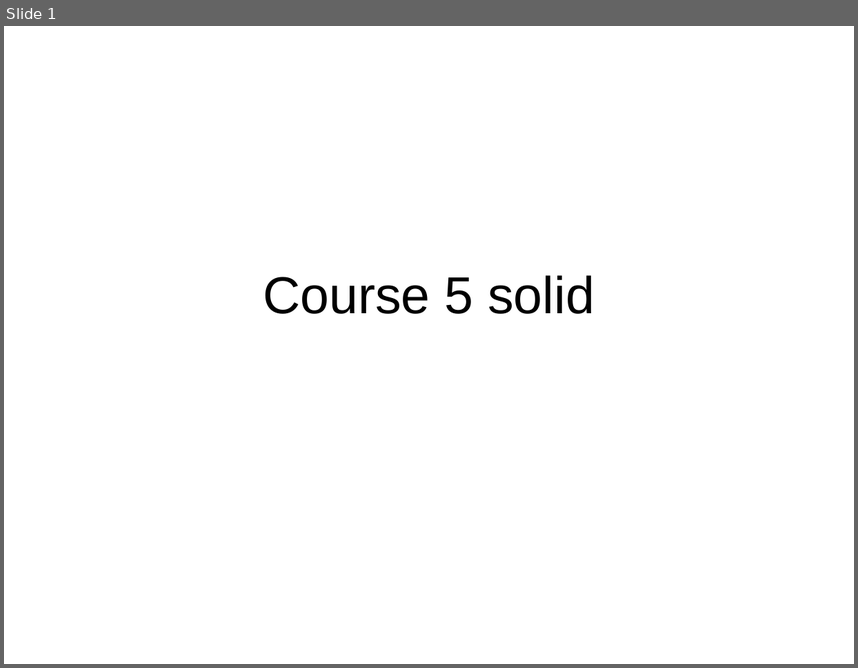
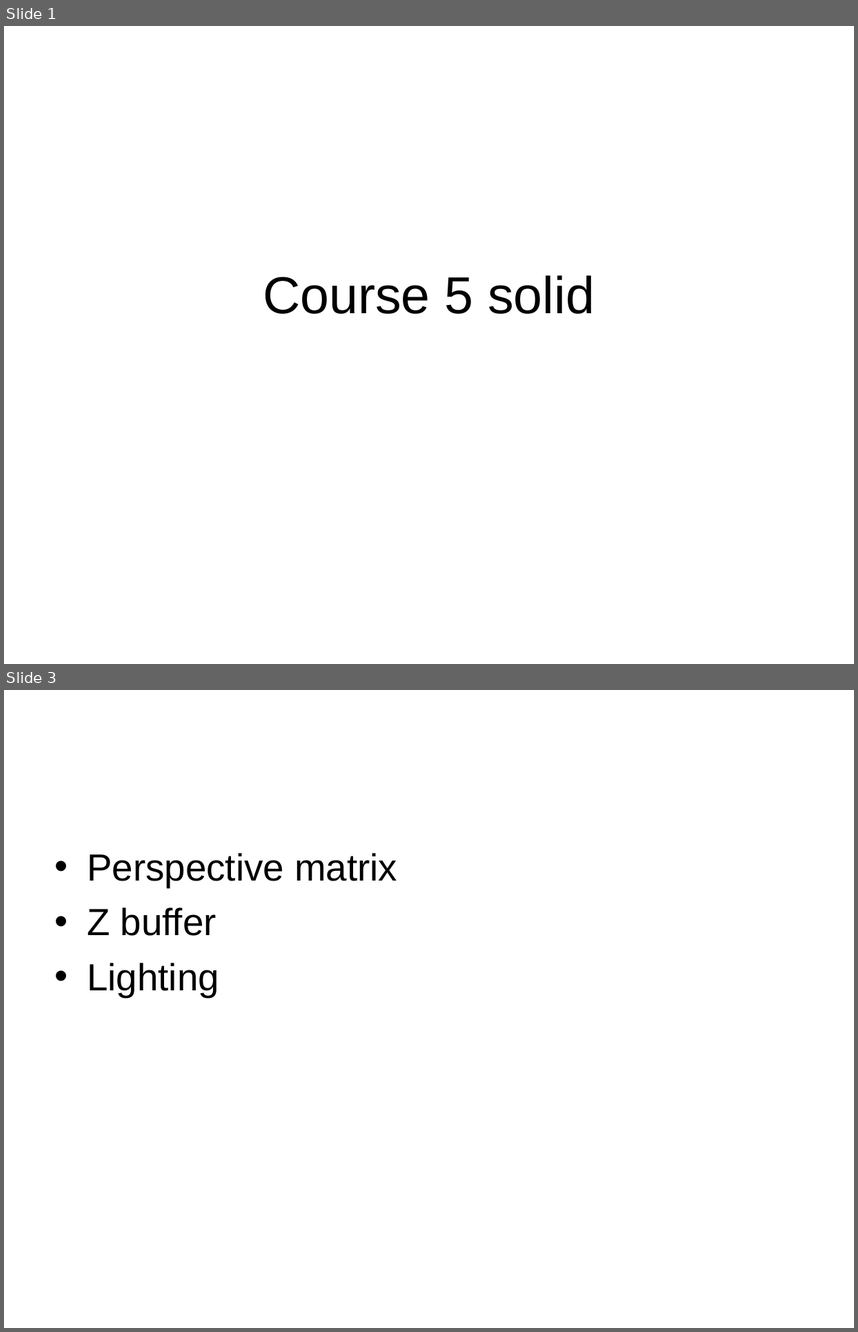
Before and after one commit to ianslayer/gpu_course, a slide deck: course5/course5.ppt. Shown one above the other, each under a label of ours: slide 1 before the commit, slides 1 and 3 after it; the slides between them are not shown. The pictures are 858x668 and 858x1332 pixels, drawn with LibreOffice and Linux fonts; fonts in the diff are those of the drawing. Boxes give left, top, right and bottom in pixels: in the first picture for what was removed or moved away, otherwise in the second. Text is boxed around its words. In the diff, an @@ line names an element or a change of style, - is before the commit and + after.

```diff
--- a/course5/course5.ppt
+++ b/course5/course5.ppt
@@ slide 3 added at [4, 690, 854, 1328], background #FFFFFF @@
@@ text added at [87, 853, 397, 997], 32 pt, text #000000 @@
+• Perspective matrix
+• Z buffer
+• Lighting
```
Also in this commit, not shown: 20 other slides added, 7 slides removed, 31 other files.
